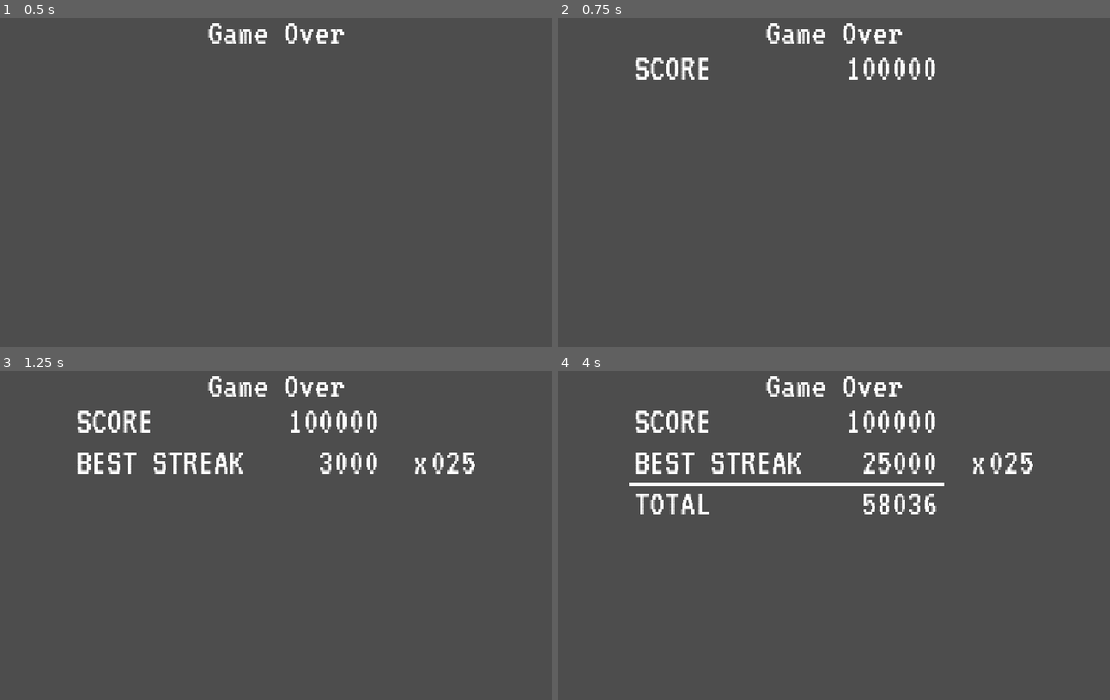
Above: before the commit, frames 1-4 (two rows, left to right).
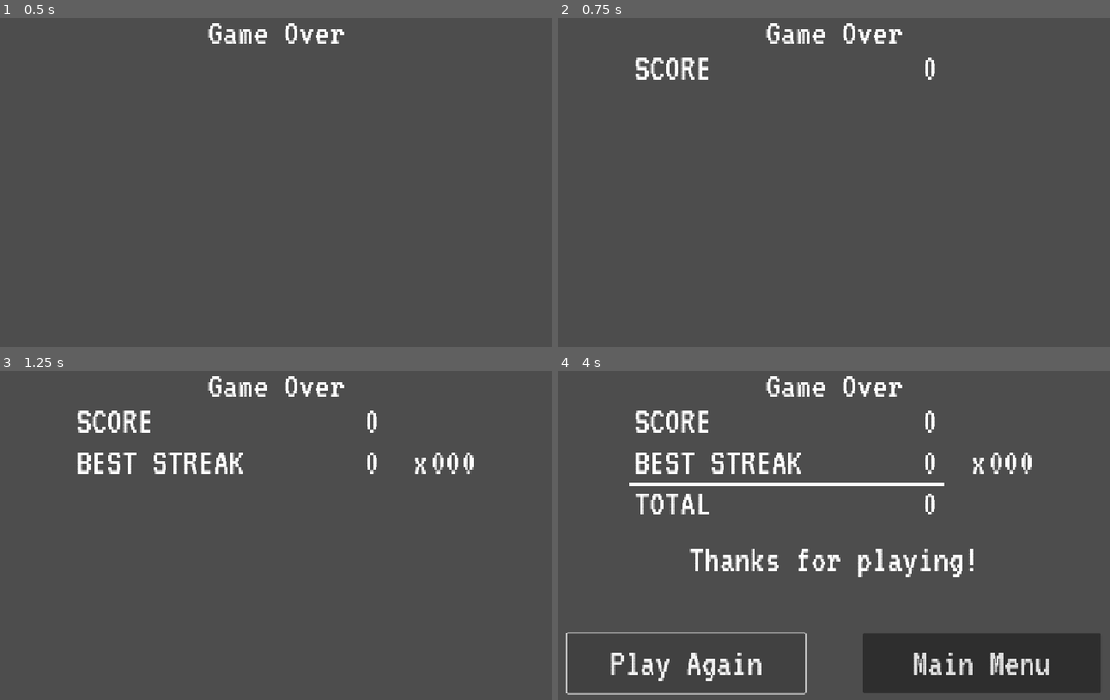
Above: after the commit, the same moments.

Repository: sdepouw/mathematics-and-cheese
Game: Godot game, scene res://Scenes/GameOverScreen/game_over_screen.tscn
Two runs of this game, one before a commit and one after it. Both use one fixed random seed, a clock stepped at 60 frames per second and the inputs below. This scene is started directly instead of the project's main scene. Sound files missing from this copy of the repository are replaced by a short silence.
Inputs (mouse positions are in pixels of both pictures, inside the frame that each line leads up to):
- Up to frame 1 (0.5 s): no input
- Up to frame 2 (0.75 s): tap Enter at 0.5 s; move the mouse to (983, 185) at 0.52 s; hold D (move_right) from 0.53 s (still down); tap Space (confirm) at 0.6 s; click (983, 185) at 0.67 s
- Up to frame 3 (1.25 s): keep holding D (move_right)
- Up to frame 4 (4 s): move the mouse to (696, 578) at 1.27 s; release D (move_right) at 1.28 s; hold S (move_down) 1.28-2.03 s; tap Space (confirm) at 1.35, 2.1, 2.85 s; move the mouse to (900, 472) at 2.02 s; hold D (move_right) 2.03-2.78 s; move the mouse to (800, 637) at 2.77 s; hold W (move_up) 2.78-3.5 s; click (800, 637) at 2.92 s; click (684, 663) at 3.5 s, where only the run after the commit has a clickable "Play Again"

Frame 1 is identical in both runs. In frame 2, 0.4% of the frame differs, in the area x 52-66%, y 12-19%; in frame 3, 0.8%; in frame 4, 12%, in the area x 1-99%, y 12-99%.

Commit message:
Highlight high score

Diff:
--- a/Game/Scenes/GameOverScreen/game_over_screen.gd
+++ b/Game/Scenes/GameOverScreen/game_over_screen.gd
@@ -42,7 +42,6 @@
   _best_streak = data[1]
 
 func _ready() -> void:
-  load_scene_data([100000, 25]) # Debug
   _streak_score = _best_streak * best_streak_bonus_unit
   _total_score = _score + _streak_score
   var high_score_reached: bool = _total_score > HighScore.get_current_high_score()
@@ -52,6 +51,8 @@
   if high_score_reached:
     HighScore.save_new_high_score(_total_score)
     _high_score_reached_sound.play()
+    # TODO: Make the high score highlight color common. HighScore class?
+    _total_value.add_theme_color_override("font_color", Color.GREEN)
   _game_over_canvas.show_game_over(high_score_reached)
 
 func _initialize_tally_display() -> void:
